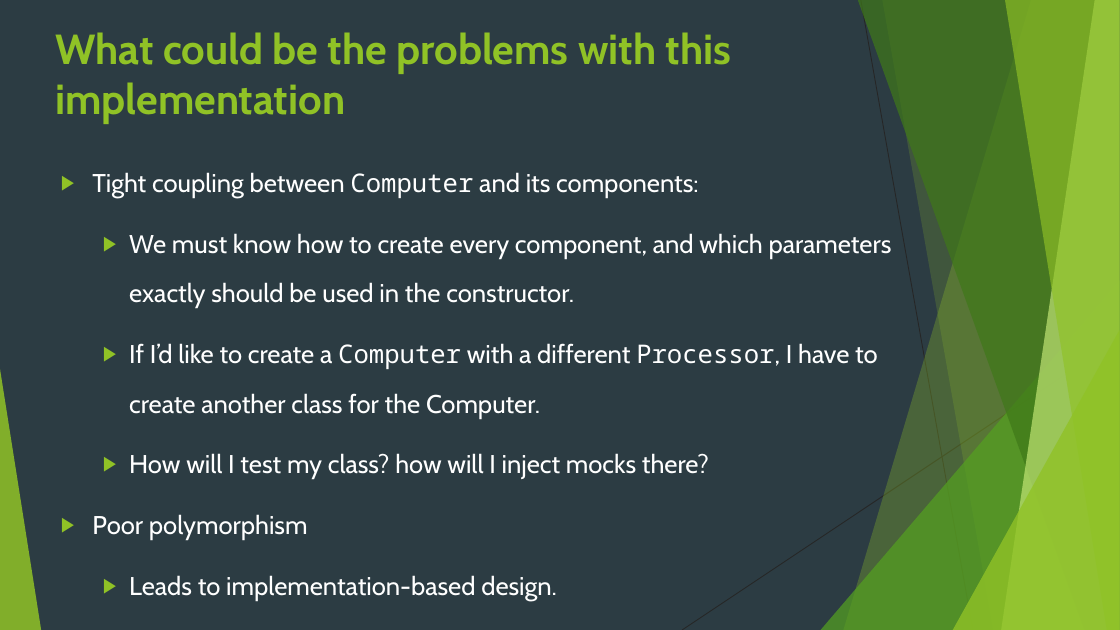
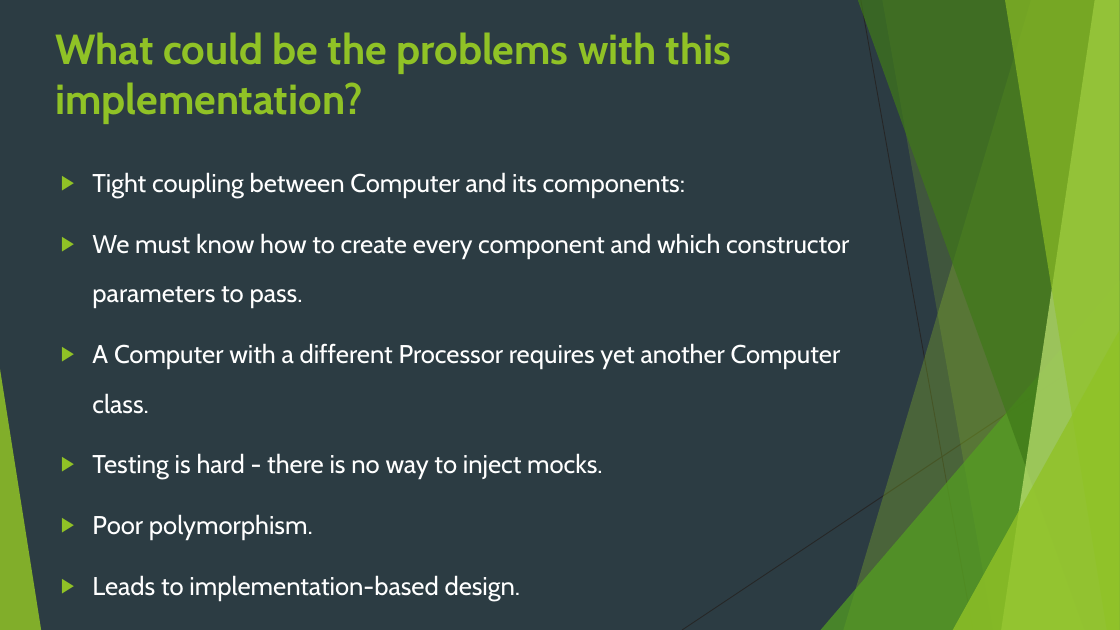
Before and after one commit to idanshal/sb-todo-app-tdp, a slide deck: slide 12 of course_data/presentations/practical_spring_boot_for_tdp.pptx (slide 10 before the commit). Drawn at 1120x630 pixels with LibreOffice and Linux fonts; fonts in the diff are those of the drawing. Boxes give left, top, right and bottom in pixels: in the first picture for what was removed or moved away, otherwise in the second. Text is boxed around its words. In the diff, an @@ line names an element or a change of style, - is before the commit and + after.

```diff
--- a/course_data/presentations/practical_spring_boot_for_tdp.pptx
+++ b/course_data/presentations/practical_spring_boot_for_tdp.pptx
@@ title at box(55, 32, 731, 124): text changed @@
-What could be the problems with this implementation
+What could be the problems with this implementation?
@@ text at box(92, 172, 685, 601): font Noto Sans Mono to Cabin in "Computer"; list level 2 to 1 in "Leads to implementation-based design." @@
@@ text at box(92, 233, 849, 540): text changed @@
-  ▶ We must know how to create every component, and which parameters exactly should be used in the constructor.
-  ▶ If I’d like to create a Computer with a different Processor, I have to create another class for the Computer.
-  ▶ How will I test my class? how will I inject mocks there?
-▶ Poor polymorphism
+▶ We must know how to create every component and which constructor parameters to pass.
+▶ A Computer with a different Processor requires yet another Computer class.
+▶ Testing is hard - there is no way to inject mocks.
+▶ Poor polymorphism.
```
Also in this commit, not shown: 10 other slides changed, 3 slides added, 16 other files.
